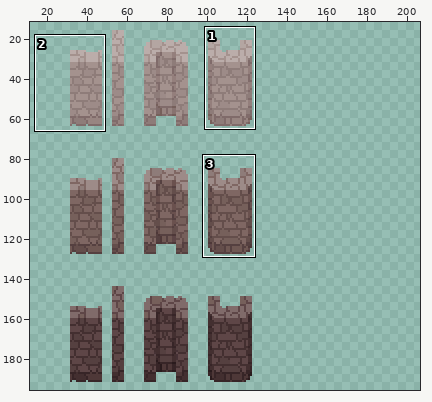
Sprite sheet, stored at Assets/Resources/Sprites/Buildings/CobblestoneWall.png. Above: a wide view before the commit, with the close-up outlined.
Close-up. Before the commit:
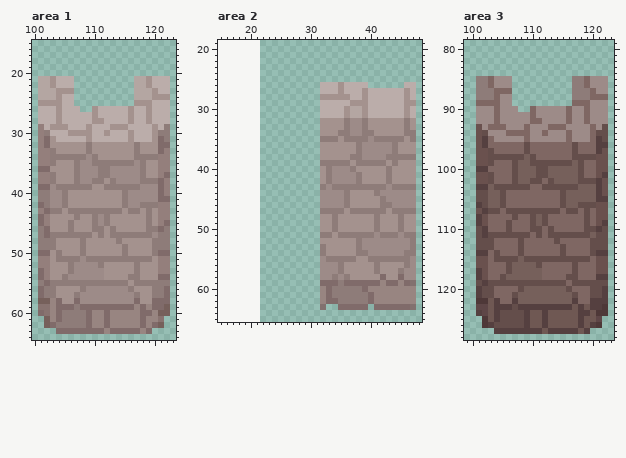
The file is 112x199 pixels. Pixels under 10% opacity are left out. Colours within 5 levels of each other are drawn and written as one. Shown: area 1: x 100..123, y 15..64; area 2: x 15..48, y 19..65; area 3: x 99..123, y 79..128. The old version is drawn lined up with the new one, on the new canvas. The wide view leaves out empty margins. The commit also changed other parts of the picture, which this record leaves out.
Now the later version:
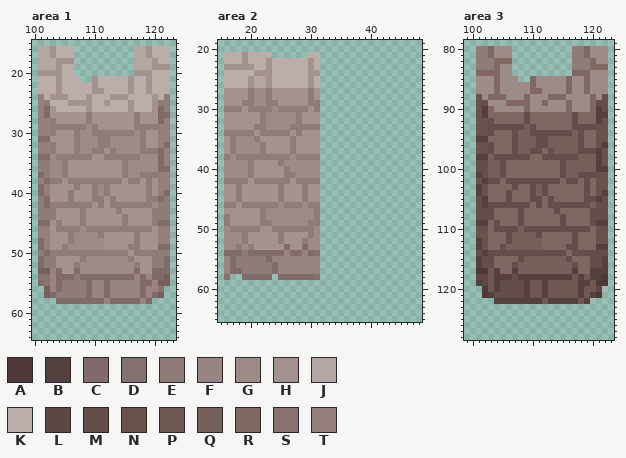
Palette (. is transparent): A #4e3838  B #554040  C #806b6a  D #82716f  E #8e7c79  F #988581  G #9d8b88  H #a4928e  J #b4a6a2  K #bbadaa  L #5e4647  M #644e4b  N #6a514e  P #6f5853  Q #76605b  R #7f6763  S #887370  T #947f7c
From old to new:
canvas 112x199 -> 211x199, the old top-left corner now at 22,7 (the part of the old canvas that was cut away was empty and is not shown)
Changed rows in their new state; - is an unchanged pixel.
Area 1:
first column x 101:
16 JJHKKK----------JJHKKK
17 JJHKKK----------JJHKKK
18 JJJHHH----------JJJHKK
19 JJJHKK----------JJJHHH
20 HHHHKK----------HHHKKK
21 KKKH--K--HKKKKKHKK----
22 KKKH--KKKHKKKKKHKK----
23 KKK-KKKKKHHKKKKHKKHK--
24 TKH-H-KKHKKKHHHKKKK-KE
25 TEKK-HHHHKKHKKKHKKKHEE
26 TCHK---KHK--------KHCE
27 TCH-HHHHE-HHHHH-EH-HCC
28 TTE-HHHHE--HHHH-EH-HCT
29 -TEEEEEEGEHH---HEEEETT
30 -TEHH-EGGEEEEEEEGEH-TT
31 C--HHHEGGGEEGGGGGEH-TT
32 -TE---EGGGEEGGGGGE--T-
33 ------EGGEE-EGGGGEEE--
34 CCG-----EH-EEEEE-GGGC-
35 EEGGE-HHHHHHHH-G-GGGC-
36 EEGGE-HHHHHHHHE--GGGCC
37 CEGGE-HHHHHHHHE---EE-T
38 -C-E-E-EE--E-EHEEH-HT-
39 -THHHH-HHEG-HHHHHHEHT-
40 CTHHHE---EGE--HHHHEHTC
41 -CHHHE---EE-E-HHHHEE-E
42 ECEE-EEEE-E-EE-EE--GEE
43 EE-H-HH-HHHHH--HH-HEEE
44 EEE---HE-HHH--E---HEEE
45 -C-E-H-E-HHH--E---HEC-
46 TT-EE-EGE--E-EEEEE-HTT
47 TTHHH-GGGG--HHHH-HHHTT
48 CTH--EGGGGG--H--E--HTT
49 CTH-EGGGGGG---HEE--HCC
50 E-E-EEE-EEEEEE--EEE-EE
51 CEEHHHHEGGGGGGG-HHHEEC
52 CEE--HE---GGGGGG---EEC
53 QQFC-HC----GGGGGC--CCC
54 SSFCCCECCCCCCCCCFCFC-Q
55 CSFC----CFFCFFFFFCCFQQ
56 .QFCEEE-CFFCFFFFFCFFS.
57 .QCEEE-ECFFCFFFFFCFCQ.
58 ...-CC-CCCCFCCCC-FC...
59 ......................
60 ......................
61 -....................-
62 -....................-
63 ---................---
Area 2:
first column x 16:
21 KKKHKKKK------KK----------------
22 KKKHKKKHKKKKKKHK----------------
23 HHHHHKKHKKKKKKHK----------------
24 KKKKKHHHKKKKKKHH----------------
25 KKKKHJJHKKKKKKHK----------------
26 KKKKHJJHKKKKKKHK........------..
27 HHHHEGGEHHHHHHEH................
28 HHHHEGGEHHHHHHEH................
29 HHHEEGGEEHHHHHEE................
30 EEEHEEEEGEEEEEHE................
31 HHHHHHEGGGGGEHHH................
32 HHHHHHEGGGGGEHHH................
33 HHHHHEEGGGGEEEEE................
34 EEEEEHEEEEEHEHHH................
35 HEGGGEHHHHHEHHHH................
36 HEGGGGEHHHHEHHHH................
37 HEGGGGEHHHHEHHHH................
38 EGEEEEEEEEEGEEEE................
39 GGGGEHHHHEGGGGGG................
40 GGGGEHHHHHEGGGGG................
41 GGGGEHHHHHEEGGGG................
42 EEEEHEEEEEEHEEEE................
43 HHEHHHHHHEHHHEHH................
44 HHEHHHHHHEHHHEHH................
45 HHEHHHHHHEHHHEHH................
46 EEHEEEEEEGEEEGEE................
47 HHHHHHEGGGGGGGGE................
48 EHHHHHEGGGGGGGGE................
49 EHHHHHEEGGGGGGEE................
50 GEEEEEHHEEEEEEEG................
51 GGGEHHHHHEHHHHEG................
52 GGGEHHHHHEHHHEGG................
53 GGEGEHHHHHCHHCGG................
54 CCCECCCCCCFCCFCD................
55 FCEEEEECFFFFFFFF................
56 FCEEEEEECFFFFFFF................
57 FCCEEEEECFFFFFFF................
58 D--CCCCC-CCCCCCD................
59 ----------------................
60 ----------------................
61 ----------------................
62 ----------------................
63 ----------------.--.....-.......
Area 3:
first column x 101:
 80 EERGGG----------EERGGG
 81 EERGGG----------EERGGG
 82 EEERRR----------EEERGG
 83 EEERGG----------EEERRR
 84 RRRRGG----------RRRGGG
 85 GGGR--G--RGGGGGRGG----
 86 GGGR--GGGRGGGGGRGG----
 87 GGG-GGGGGRRGGGGRGGRG--
 88 NGR-R-GGRGGGRRRGGGG-GM
 89 NMGG-RRRRGGRGGGRGGGRMM
 90 NBRG---GRG--------GRBM
 91 NBR-RRRRM-RRRRR-MR-RBB
 92 NNM-RRRRM--RRRR-MR-RBN
 93 -NMMMMMMQMRR---RMMMMNN
 94 -NMRR-MQQMMMMMMMQMR-NN
 95 B--RRRMQQQMMQQQQQMR-NN
 96 -NM---MQQQMMQQQQQM--N-
 97 ------MQQMM-MQQQQMMM--
 98 BBQ-----MR-MMMMM-QQQB-
 99 MMQQM-RRRRRRRR-Q-QQQB-
100 MMQQM-RRRRRRRRM--QQQBB
101 BMQQM-RRRRRRRRM---MM-N
102 -B-M-M-MM--M-MRMMR-RN-
103 -NRRRR-RRMQ-RRRRRRMRN-
104 BNRRRM---MQM--RRRRMRNB
105 -BRRRM---MM-M-RRRRMM-M
106 MBMM-MMMM-M-MM-MM--QMM
107 MM-R-RR-RRRRR--RR-RMMM
108 MMM---RM-RRR--M---RMMM
109 -B-M-R-M-RRR--M---RMB-
110 NN-MM-MQM--M-MMMMM-RNN
111 NNRRR-QQQQ--RRRR-RRRNN
112 BNR--MQQQQQ--R--M--RNN
113 BNR-MQQQQQQ---RMM--RBB
114 M-M-MMM-MMMMMM--MMM-MM
115 BMMRRRRMQQQQQQQ-RRRMMB
116 BMM--RM---QQQQQQ---MMB
117 AAPB-RB----QQQQQB--BBB
118 LLPBBBMBBBBBBBBBPBPB-A
119 BLPB----BPPBPPPPPBBPAA
120 .APBMMM-BPPBPPPPPBPPL.
121 .ABMMM-MBPPBPPPPPBPBA.
122 ...-BB-BBBBPBBBB-PB...
123 ......................
124 ......................
125 -....................-
126 -....................-
127 ---................---
Pixel boxes of the changes (left, top, right, bottom) in both close-ups:
changed: (38, 46, 170, 334)
changed: (224, 52, 416, 310)
changed: (476, 46, 608, 334)
